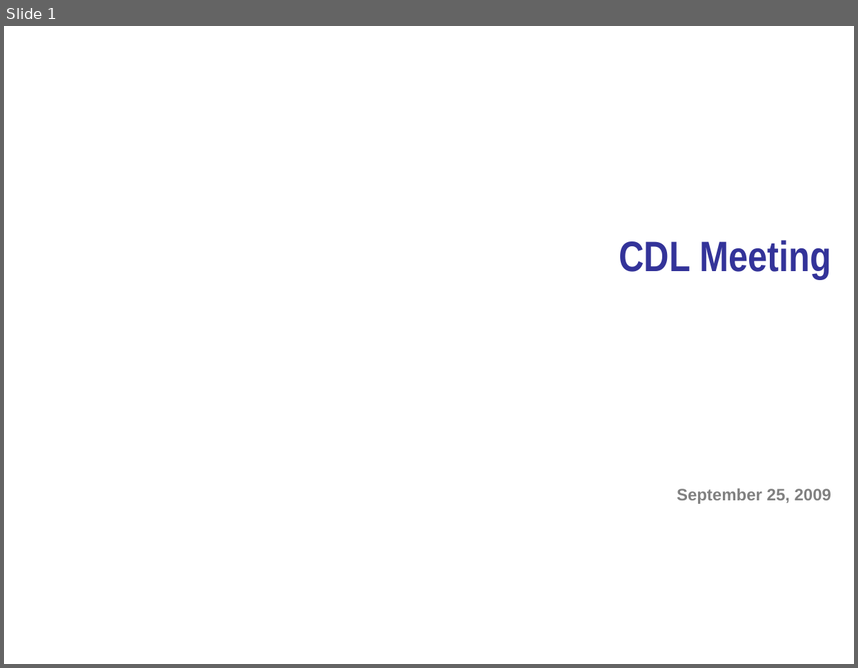
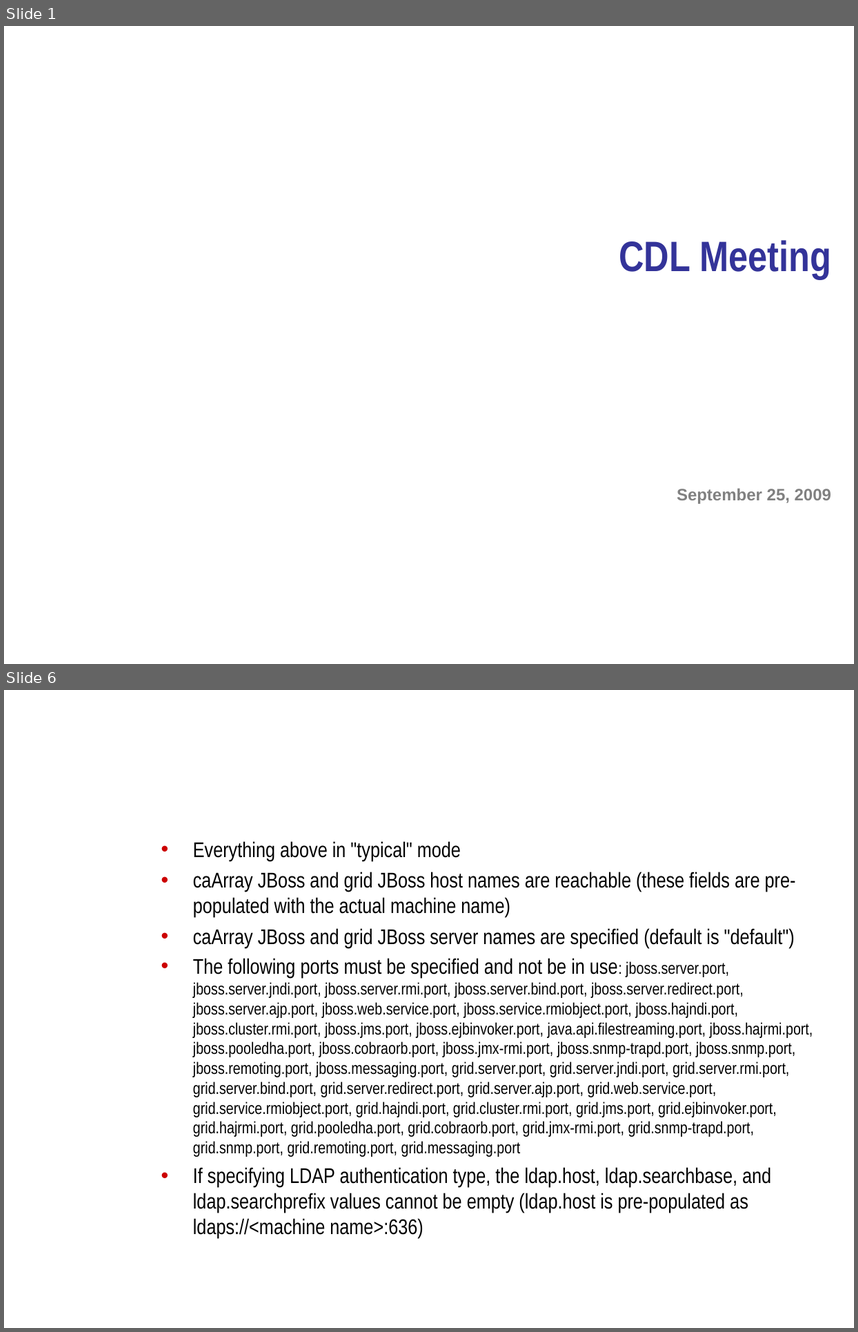
Before and after one commit to NCIP/caarray-docs, a slide deck: project_management/open_meetings/CDL Meeting 2009.09.25.ppt. Shown one above the other, each under a label of ours: slide 1 before the commit, slides 1 and 6 after it; the slides between them are not shown. The pictures are 858x668 and 858x1332 pixels, drawn with LibreOffice and Linux fonts; fonts in the diff are those of the drawing; background and template pictures are left out. Boxes give left, top, right and bottom in pixels: in the first picture for what was removed or moved away, otherwise in the second. Text is boxed around its words. In the diff, an @@ line names an element or a change of style, - is before the commit and + after.

```diff
--- a/project_management/open_meetings/CDL Meeting 2009.09.25.ppt
+++ b/project_management/open_meetings/CDL Meeting 2009.09.25.ppt
@@ slide 6 added at [4,690,854,1328], background picture (left out) @@
@@ title added at [153,690,840,818], 32 pt, text #FFFFFF, bold @@
+Environmental Checks GUI Installer – “Custom” Mode
@@ text added at [193,841,813,1238], 14 pt, text #000000 @@
+• Everything above in "typical" mode
+• caArray JBoss and grid JBoss host names are reachable (these fields are pre-populated with the actual machine name)
+• caArray JBoss and grid JBoss server names are specified (default is "default")
+• The following ports must be specified and not be in use: jboss.server.port, jboss.server.jndi.port, jboss.server.rmi.port, jboss.server.bind.port, jboss.server.redirect.port, jboss.server.ajp.port, jboss.web.service.port, jboss.service.rmiobject.port, jboss.hajndi.port, jboss.cluster.rmi.port, jboss.jms.port, jboss.ejbinvoker.port, java.api.filestreaming.port, jboss.hajrmi.port, jboss.pooledha.port, jboss.cobraorb.port, jboss.jmx-rmi.port, jboss.snmp-trapd.port, jboss.snmp.port, jboss.remoting.port, jboss.messaging.port, grid.server.port, grid.server.jndi.port, grid.server.rmi.port, grid.server.bind.port, grid.server.redirect.port, grid.server.ajp.port, grid.web.service.port, grid.service.rmiobject.port, grid.hajndi.port, grid.cluster.rmi.port, grid.jms.port, grid.ejbinvoker.port, grid.hajrmi.port, grid.pooledha.port, grid.cobraorb.port, grid.jmx-rmi.port, grid.snmp-trapd.port, grid.snmp.port, grid.remoting.port, grid.messaging.port
+• If specifying LDAP authentication type, the ldap.host, ldap.searchbase, and ldap.searchprefix values cannot be empty (ldap.host is pre-populated as ldaps://<machine name>:636)
```
Also in this commit, not shown: 2 slides changed, 3 other slides added.
